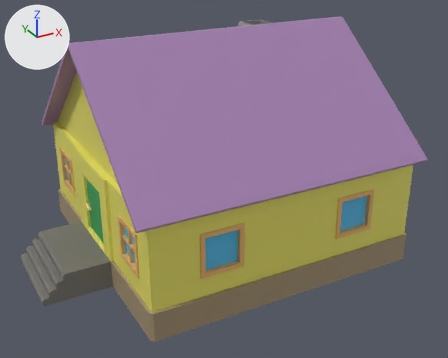
An edit to the Blender file assets/models/builds/ruralHouse.blend, drawn before and after from the same camera.
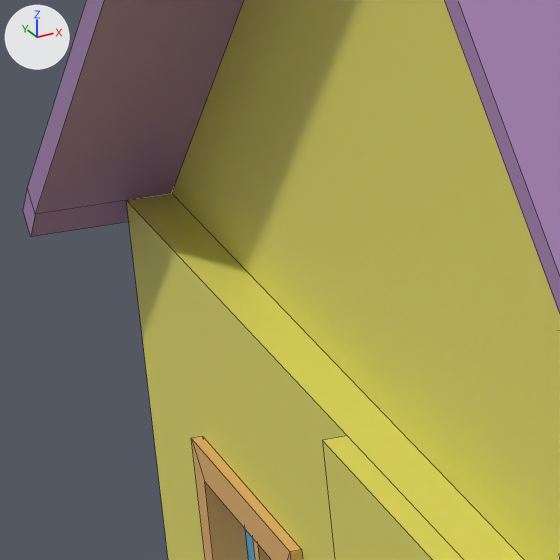
Each version is shown whole from a 50 mm camera at (-10.51, -19.45, 12.03) aimed at (-0.36, -1.0, 2.81), then close up on the part from 9% to 22% of the width and 28% to 45% of the height. The lights are fixed; the arrows at upper left show +X, +Y and +Z. The close-ups show mesh edges as thin lines.

Names of what the first close-up shows: 'main'.
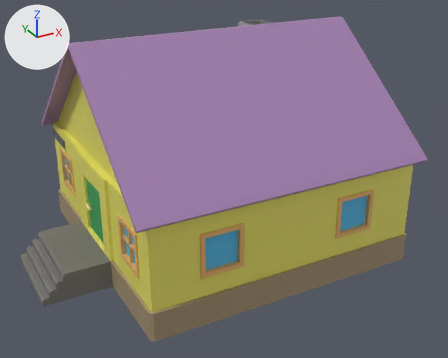
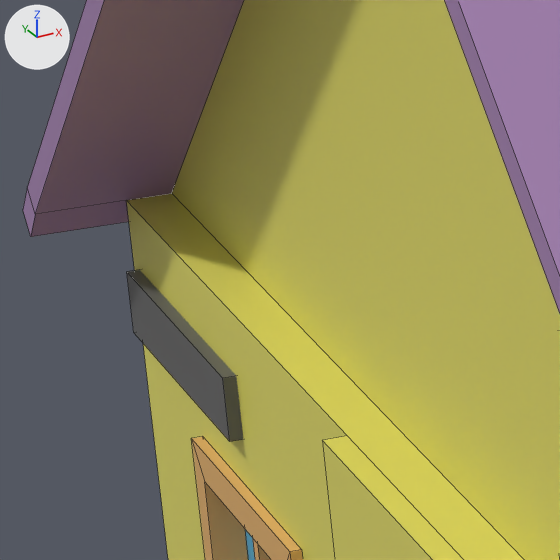
Boxes (x1, y1, x2, y2) around the edits, measured in the close-ups (560 x 560 px):
'street_name', added: after (127, 270, 243, 442)

Edits to the bpy script that builds the scene:
```text
Add mat_street_name:
    mat_street_name = principled_material('street_name')
    mat_street_name.base_color = (0.119, 0.119, 0.119)  # dark grey #616161
Add me_cube_002:
    me_cube_002.from_pydata(...)  # a box spanning x -1.0..1.0, y -1.0..1.0, z 0.0..2.0
    me_cube_002.materials.append(mat_street_name)  # dark grey #616161
Add ob_street_name:
    ob_street_name = bpy.data.objects.new('street_name', me_cube_002)
    ob_street_name.location = (-4.987, 4.127, 3.423)
    ob_street_name.rotation_euler = (0.0, 0.0, 1.571)  # degrees (0, 0, 90)
    ob_street_name.scale = (0.774, 0.07, 0.142)
```
